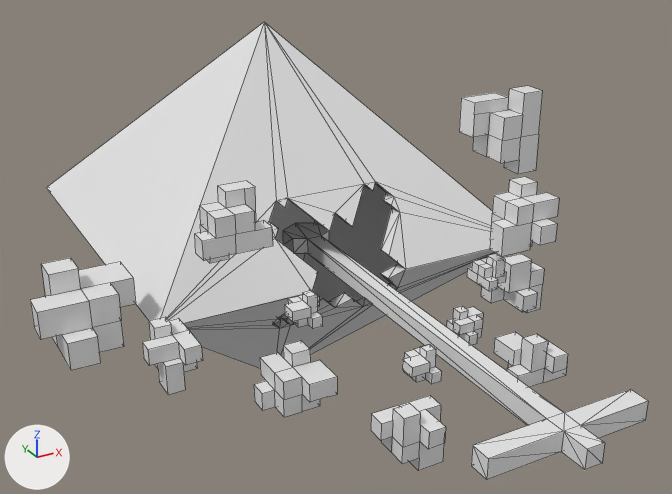
Renders of the FBX model src/entities/Environment/Environment.fbx from each side of a commit.
One viewpoint serves both versions: a camera (50 mm lens) standing at (-2.86, -3.3, 2.65) and looking at (-0.01, 1.89, 0.06). Lighting does not change. The marker at lower left points along +X, +Y and +Z. Mesh edges are drawn as thin lines. Where no turn or scale is listed for an object, it has been applied to the vertices.

The scene before the commit, as lines of its bpy script (objects in view):
```python
me_cube_001 = bpy.data.meshes.new('Cube.001')
me_cube_001.from_pydata(...)  # 44 vertices, 36 faces; spans x -32.9..45.5, y -18.0..44.0, z -42.1..39.0
me_cube_001.materials.append(mat_material)  # white #e7e7e7
me_cube_006 = bpy.data.meshes.new('Cube.006')
me_cube_006.from_pydata(...)  # 44 vertices, 36 faces; spans x -0.175..0.242, y -0.235..0.096, z -0.208..0.224
me_cube_006.materials.append(mat_material)  # white #e7e7e7
me_cube_009 = bpy.data.meshes.new('Cube.009')
me_cube_009.from_pydata(...)  # 44 vertices, 36 faces; spans x -0.19..0.176, y -0.199..0.081, z -0.148..0.205
me_cube_009.materials.append(mat_material)  # white #e7e7e7
ob_cube_001 = bpy.data.objects.new('Cube.001', me_cube_001)
ob_cube_001.location = (-0.726, 1.015, 0.119)
ob_cube_001.rotation_euler = (1.571, 0.0, 0.0)  # degrees (90, 0, 0)
ob_cube_001.scale = (0.00286, 0.00286, 0.00286)
ob_cube_005 = bpy.data.objects.new('Cube.005', me_cube_001)
ob_cube_005.location = (-0.276, 0.454, -0.082)
ob_cube_005.rotation_euler = (1.571, 0.0, 0.0)  # degrees (90, 0, 0)
ob_cube_005.scale = (0.00286, 0.00286, 0.00286)
ob_cube_008 = bpy.data.objects.new('Cube.008', me_cube_001)
ob_cube_008.location = (-0.768, 0.961, -0.36)
ob_cube_008.rotation_euler = (1.571, 0.0, 1.571)  # degrees (90, 0, 90)
ob_cube_008.scale = (0.00533, 0.00533, 0.00533)
ob_cube_011 = bpy.data.objects.new('Cube.011', me_cube_006)
ob_cube_011.location = (0.698, 0.904, 0.475)
ob_cube_014 = bpy.data.objects.new('Cube.014', me_cube_009)
ob_cube_014.location = (-0.557, 0.092, -0.206)
# also in view: 'Cube.009' at (1.16, 1.29, -0.24); 'Cube.003' at (1.62, 2.22, 0.6); 'Cube.012' at (-1.46, 1.25, -0.06); 'Cone' at (-0.01, 2.98, -0.06); 'Cube.013' at (0.47, 0.35, -0.15)
```
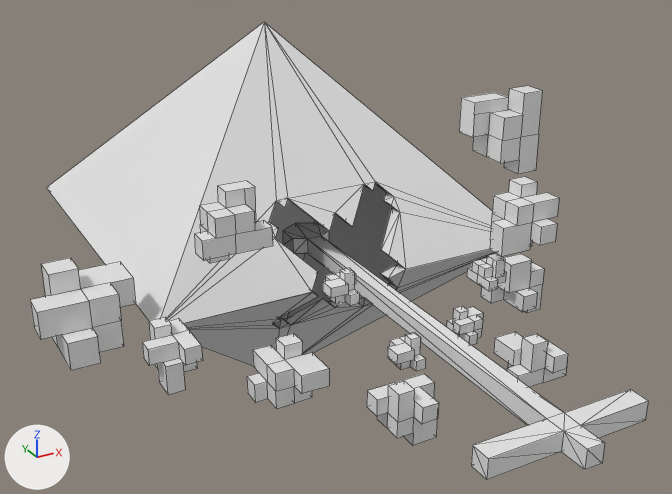
Scene script edits in JSON lines:
```json
{"op": "set", "path": "ob_cube_005.location", "old": "(-0.276, 0.454, -0.082)", "new": "(-0.276, 0.61, -0.082)"}
{"op": "set", "path": "ob_cube_001.location", "old": "(-0.726, 1.015, 0.119)", "new": "(-0.479, 1.015, 0.207)"}
{"op": "set", "path": "ob_cube_008.location", "old": "(-0.768, 0.961, -0.36)", "new": "(-0.768, 1.064, -0.36)"}
{"op": "set", "path": "ob_cube_014.location", "old": "(-0.557, 0.092, -0.206)", "new": "(-0.463, 0.291, -0.206)"}
```

What differs and where, as boxes (x1, y1, x2, y2) in the pictures (672 x 494 px):
```json
{"object": "Cube.014", "change": "moved", "before": [371, 396, 446, 471], "after": [367, 374, 439, 445]}
{"object": "Cube.008", "change": "moved", "before": [254, 341, 337, 417], "after": [247, 333, 329, 409]}
{"object": "Cube.001", "change": "moved", "before": [285, 291, 323, 329], "after": [323, 268, 360, 306]}
{"object": "Cube.005", "change": "moved", "before": [402, 344, 442, 384], "after": [388, 332, 426, 371]}
```
